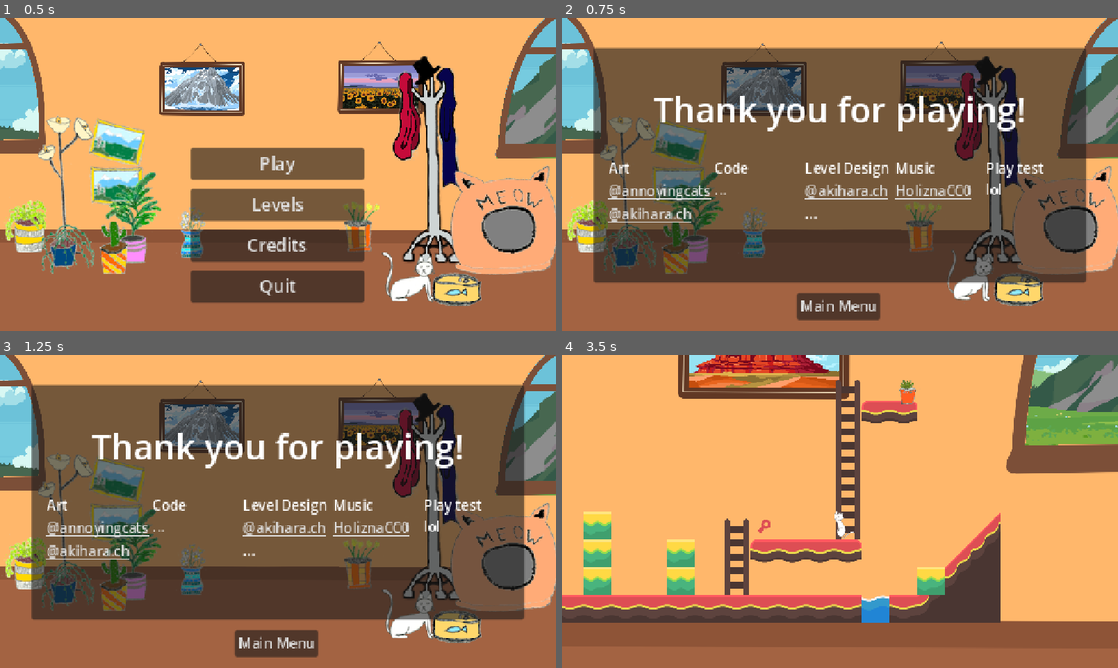
Above: before the commit, frames 1-4 (two rows, left to right).
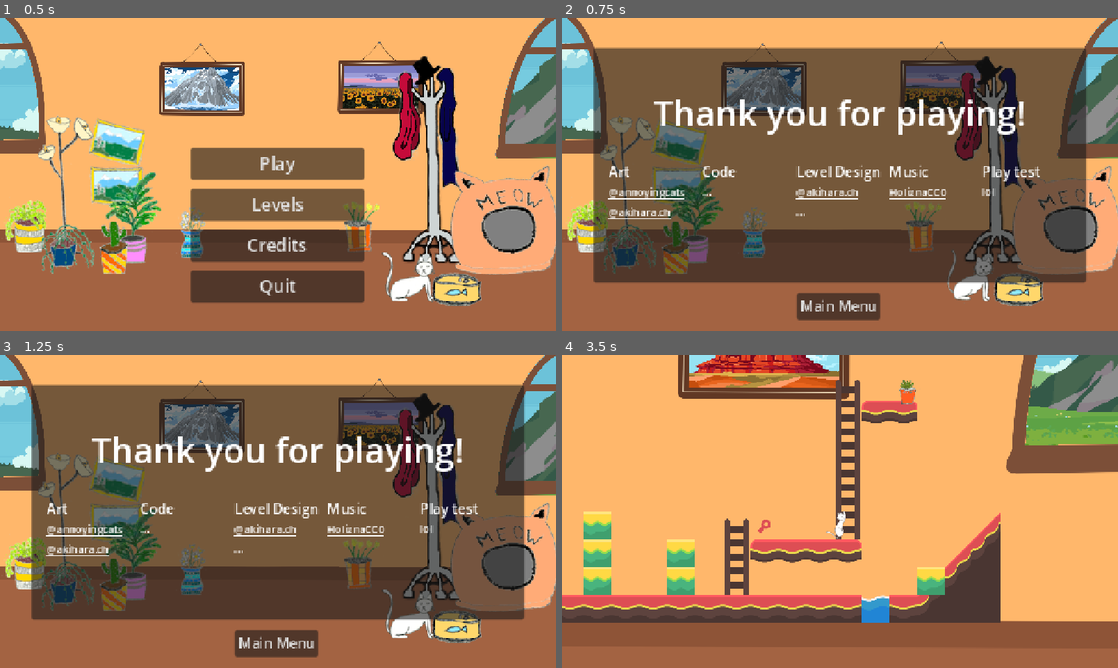
Above: after the commit, the same moments.

Repository: Fantasiel/GameJam25
Game: Godot game, scene res://scenes/menu.tscn
Two runs of this game, one before a commit and one after it. Both use one fixed random seed, a clock stepped at 60 frames per second and the inputs below.
Inputs:
- Up to frame 1 (0.5 s): no input
- Up to frame 2 (0.75 s): click "Credits" at 0.5 s
- Up to frame 3 (1.25 s): no input
- Up to frame 4 (3.5 s): click "Main Menu" at 1.25 s; click "Play" at 2 s; hold Right (move_right) from 2.78 s (still down); tap Delete (die) at 2.85 s; tap Space (jump) at 3.02 s

Frame 1 is identical in both runs. In frame 2, 4.9% of the frame differs, in the area x 8-87%, y 24-66%; in frame 3, 4.9%; in frame 4, 0.1%.

Commit message:
mirror climbing animation

Diff:
--- a/scenes/credits.tscn
+++ b/scenes/credits.tscn
@@ -185,11 +185,15 @@
 
 [node name="LinkButton" type="LinkButton" parent="Container/CenterContainer/GridContainer/GridContainer/GridContainer"]
 layout_mode = 2
+theme_override_colors/font_color = Color(1, 1, 1, 1)
+theme_override_font_sizes/font_size = 12
 text = "@annoyingcats"
 uri = "https://www.instagram.com/annoyingcats"
 
 [node name="LinkButton2" type="LinkButton" parent="Container/CenterContainer/GridContainer/GridContainer/GridContainer"]
 layout_mode = 2
+theme_override_colors/font_color = Color(1, 1, 1, 1)
+theme_override_font_sizes/font_size = 12
 text = "@akihara.ch"
 uri = "https://www.instagram.com/akihara.ch"
 
@@ -198,6 +202,7 @@
 
 [node name="Label" type="Label" parent="Container/CenterContainer/GridContainer/GridContainer/GridContainer2"]
 layout_mode = 2
+theme_override_font_sizes/font_size = 12
 text = "..."
 
 [node name="GridContainer3" type="GridContainer" parent="Container/CenterContainer/GridContainer/GridContainer"]
@@ -205,11 +210,14 @@
 
 [node name="LinkButton2" type="LinkButton" parent="Container/CenterContainer/GridContainer/GridContainer/GridContainer3"]
 layout_mode = 2
+theme_override_colors/font_color = Color(1, 1, 1, 1)
+theme_override_font_sizes/font_size = 12
 text = "@akihara.ch"
 uri = "https://www.instagram.com/akihara.ch"
 
 [node name="Label6" type="Label" parent="Container/CenterContainer/GridContainer/GridContainer/GridContainer3"]
 layout_mode = 2
+theme_override_font_sizes/font_size = 12
 text = "..."
 
 [node name="GridContainer4" type="GridContainer" parent="Container/CenterContainer/GridContainer/GridContainer"]
@@ -217,6 +225,8 @@
 
 [node name="LinkButton" type="LinkButton" parent="Container/CenterContainer/GridContainer/GridContainer/GridContainer4"]
 layout_mode = 2
+theme_override_colors/font_color = Color(1, 1, 1, 1)
+theme_override_font_sizes/font_size = 12
 text = "HoliznaCC0"
 uri = "https://freemusicarchive.org/music/holiznacc0/"
 
@@ -225,6 +235,7 @@
 
 [node name="Label" type="Label" parent="Container/CenterContainer/GridContainer/GridContainer/GridContainer5"]
 layout_mode = 2
+theme_override_font_sizes/font_size = 12
 text = "lol"
 
 [node name="VSplitContainer2" type="VSplitContainer" parent="Container/CenterContainer/GridContainer"]
Binary file changed: art/cat/Climbing/Climbing2.png
Binary file changed: art/cat/Climbing/Climbing3.png
